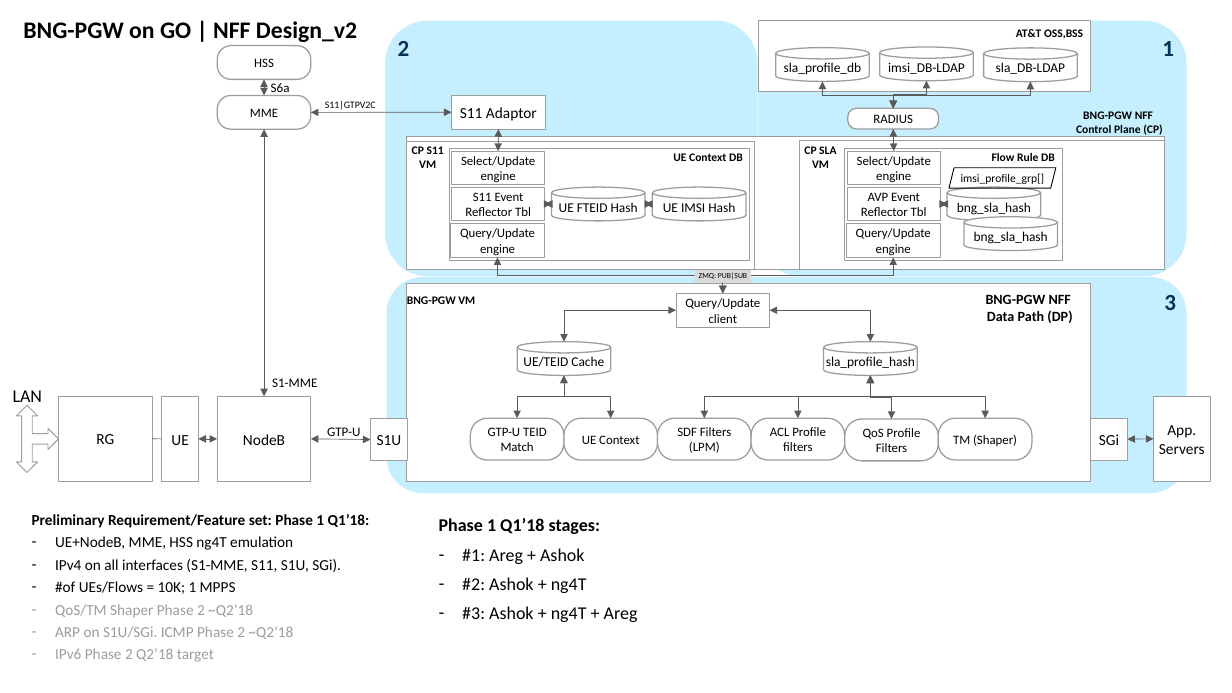
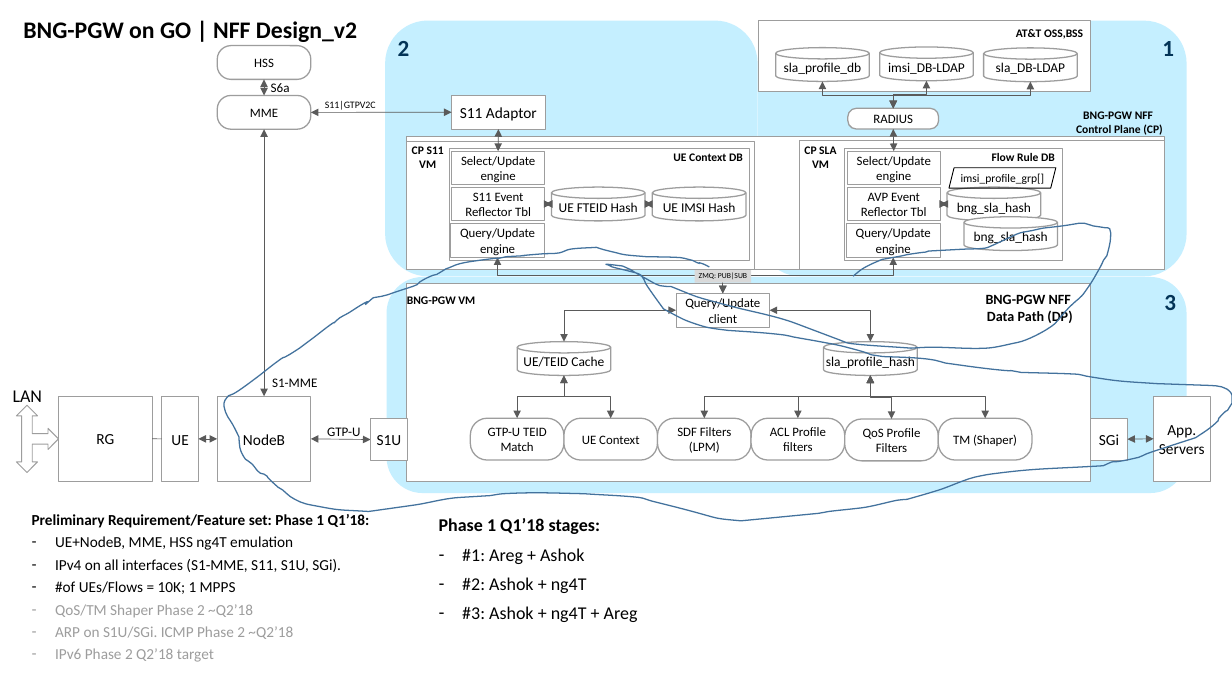
Before and after one commit to leeyangjie/nff-go, a slide deck: slide 8 of Fixed BNG PGW on GO over NFF.pptx (slide 5 before the commit). Drawn at 1232x693 pixels with LibreOffice and Linux fonts; fonts in the diff are those of the drawing. Boxes give left, top, right and bottom in pixels: in the first picture for what was removed or moved away, otherwise in the second. Text is boxed around its words. In the diff, an @@ line names an element or a change of style, - is before the commit and + after.

```diff
--- a/Fixed BNG PGW on GO over NFF.pptx
+++ b/Fixed BNG PGW on GO over NFF.pptx
@@ freeform shape added at box(224, 223, 1232, 520), outline #43739E 1 pt @@
```
Also in this commit, not shown: 3 slides added.
